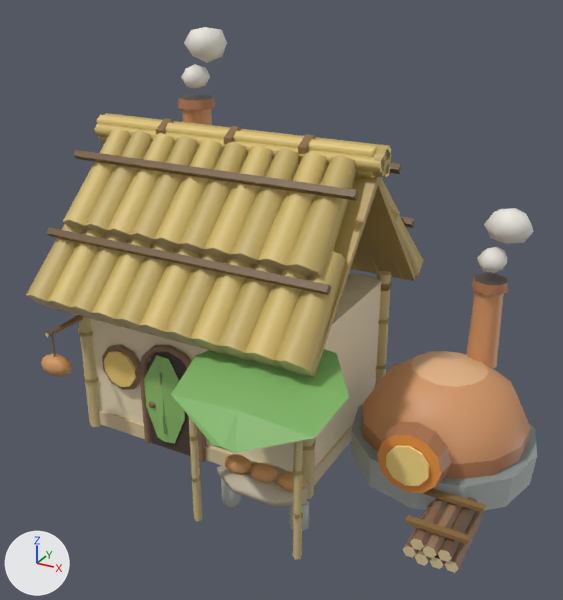
An edit to the glTF model godot/art/models/bakery.glb, drawn before and after from the same camera.
Before and after are seen from a camera (50 mm lens) standing at (2.51, -4.67, 3.44) and looking at (0.09, -0.26, 1.24). The axes (+X, +Y, +Z) are drawn at lower left. The lights are the same throughout. The first picture is the older version.

In view in the first picture: 'body', 'body_nl' and 1 more.
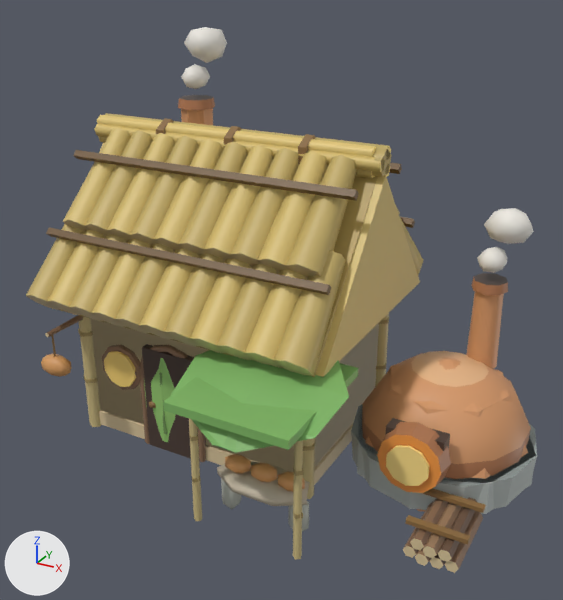
Scene script edits in JSON lines:
```json
{"op": "add", "block": "me_body__far", "code": ["me_body__far = bpy.data.meshes.new('body__far')", "me_body__far.from_pydata(...)  # 92 vertices, 152 faces; spans x -1.62..1.87, y -1.48..0.87, z -0.36..2.45", "me_body__far.materials.append(mat_defaultmaterial_001)"]}
{"op": "add", "block": "ob_body__far", "code": ["ob_body__far = bpy.data.objects.new('body__far', me_body__far)", "ob_body__far.location = (0.0, 0.0, 0.0)"]}
```

Pixel boxes (x1, y1, x2, y2) of what changed, in the pictures (563 x 600 px):
```json
{"object": "body__far", "change": "added", "after": [99, 109, 535, 514]}
```
